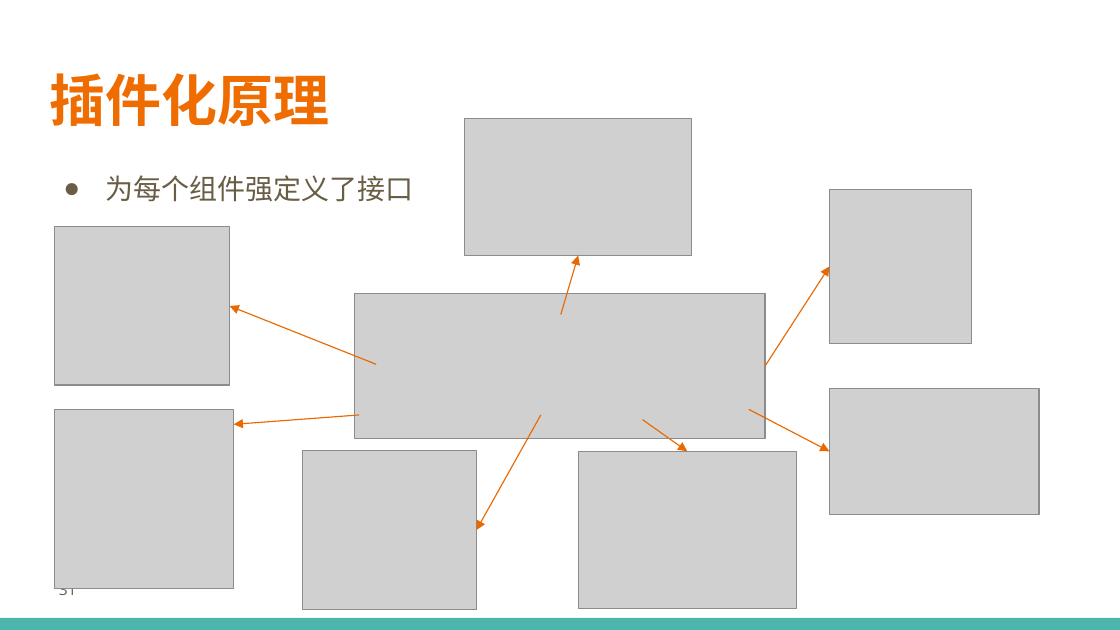
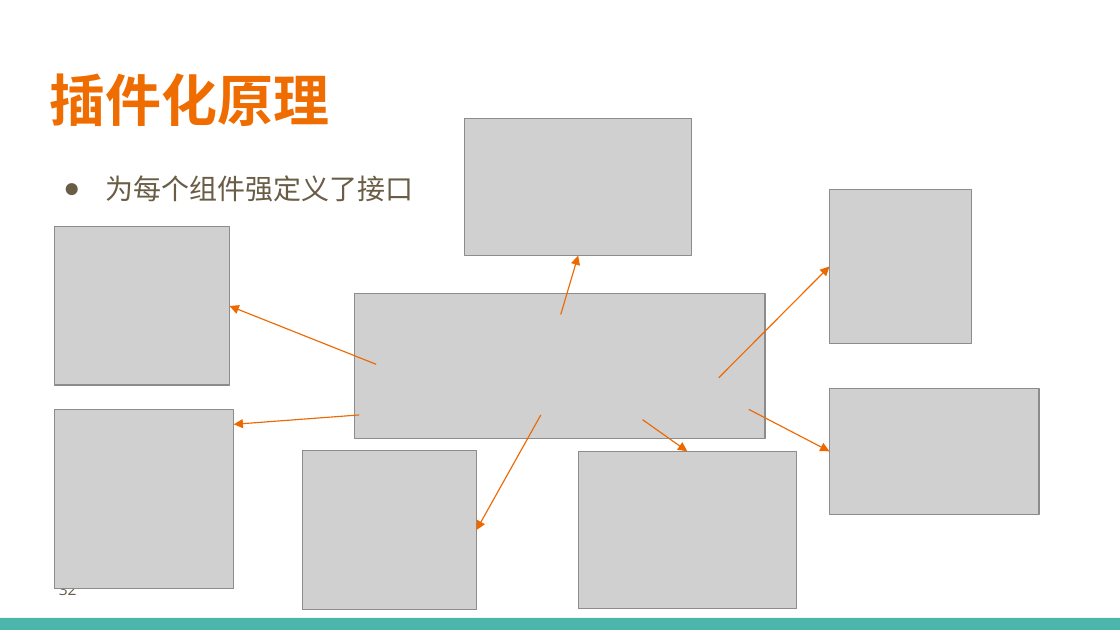
Before and after one commit to printfcoder/stack-rpc-tutorials, a slide deck: slide 32 of others/share/learning-go/【第一期】Go-Micro框架设计.pptx (slide 31 before the commit). Drawn at 1120x630 pixels with LibreOffice and Linux fonts; fonts in the diff are those of the drawing; grey boxes stand for pictures; background and template pictures are left out. Boxes give left, top, right and bottom in pixels: in the first picture for what was removed or moved away, otherwise in the second. Text is boxed around its words. In the diff, an @@ line names an element or a change of style, - is before the commit and + after.

```diff
--- a/others/share/learning-go/【第一期】Go-Micro框架设计.pptx
+++ b/others/share/learning-go/【第一期】Go-Micro框架设计.pptx
@@ arrow moved from (765, 366) - (830, 267) to (719, 377) - (830, 267) @@
@@ arrow (719, 377) - (830, 267): stroke #EA6A00 0.75 pt to #EE6800 0.75 pt @@
@@ page number at (59, 588, 77, 599): text changed @@
-31
+32
```
Also in this commit, not shown: 23 other slides changed, 1 slide added, 1 slide removed, 1 other file.
